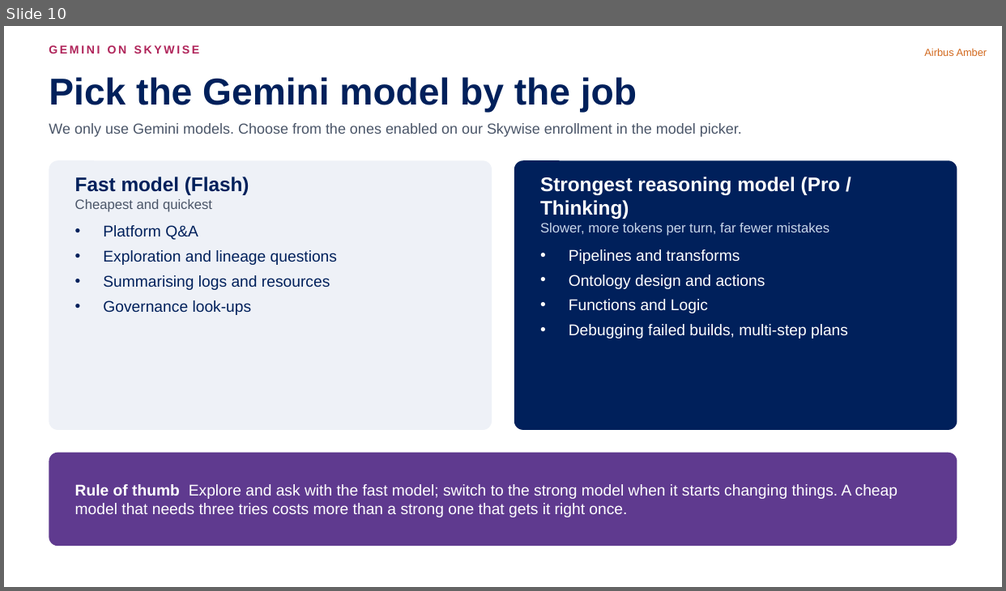
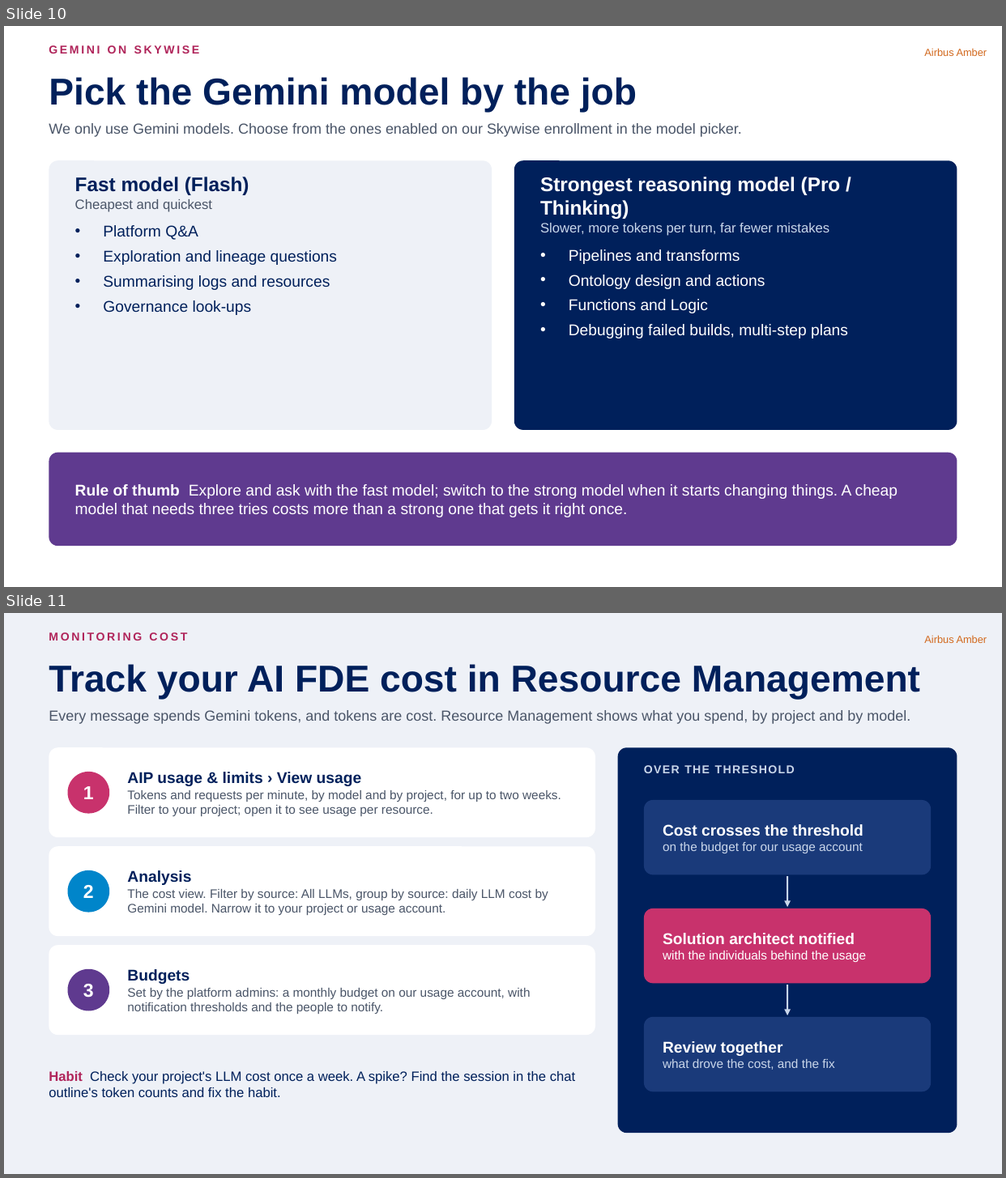
Before and after one commit to nithinram97/archify, a slide deck: erm-migration/skywise-ai-fde/Skywise-AI-FDE-Best-Practices.pptx. Shown one above the other, each under a label of ours: slide 10 before the commit, slides 10 and 11 after it. The pictures are 1006x591 and 1006x1178 pixels, drawn with LibreOffice and Linux fonts; fonts in the diff are those of the drawing. Boxes give left, top, right and bottom in pixels: in the first picture for what was removed or moved away, otherwise in the second. Text is boxed around its words. In the diff, an @@ line names an element or a change of style, - is before the commit and + after.

```diff
--- a/erm-migration/skywise-ai-fde/Skywise-AI-FDE-Best-Practices.pptx
+++ b/erm-migration/skywise-ai-fde/Skywise-AI-FDE-Best-Practices.pptx
@@ slide 11 added at box(4, 613, 1002, 1174), background #EEF1F7; not listed: 1 template element that a slide beside it also shows @@
@@ text added at box(49, 632, 187, 641), 11 pt, text #B0245A, bold @@
+MONITORING COST
@@ title added at box(49, 664, 920, 699), 36 pt, text #00205B, bold @@
+Track your AI FDE cost in Resource Management
@@ text added at box(49, 710, 910, 724), 14 pt, text #4A5568 @@
+Every message spends Gemini tokens, and tokens are cost. Resource Management shows what you spend, by project and by model.
@@ rounded rectangle added at box(49, 747, 595, 837), fill #FFFFFF @@
@@ rounded rectangle added at box(618, 747, 957, 1133), fill #00205B @@
@@ ellipse added at box(68, 772, 109, 814), fill #C8326C @@
@@ text added at box(127, 772, 561, 816), 12 pt, text #4A5568 @@
+AIP usage & limits › View usage
+Tokens and requests per minute, by model and by project, for up to two weeks. Filter to your project; open it to see usage per resource.
@@ text added at box(644, 765, 795, 773), 11 pt, text #C9D6EA, bold @@
+OVER THE THRESHOLD
@@ text added at box(83, 786, 94, 799), 18 pt, text #FFFFFF, bold @@
+1
@@ rounded rectangle added at box(644, 800, 931, 875), fill #1A3A7A @@
@@ text added at box(663, 824, 863, 854), 12 pt, text #C9D6EA @@
+Cost crosses the threshold
+on the budget for our usage account
@@ rounded rectangle added at box(49, 846, 595, 936), fill #FFFFFF @@
@@ ellipse added at box(68, 871, 109, 913), fill #0085CA @@
@@ text added at box(127, 871, 548, 915), 12 pt, text #4A5568 @@
+Analysis
+The cost view. Filter by source: All LLMs, group by source: daily LLM cost by Gemini model. Narrow it to your project or usage account.
@@ arrow added from (788, 876) to (788, 907), #C9D6EA 1.5 pt @@
@@ text added at box(83, 885, 94, 898), 18 pt, text #FFFFFF, bold @@
+2
@@ rounded rectangle added at box(644, 909, 931, 983), fill #C8326C @@
@@ rounded rectangle added at box(49, 945, 595, 1035), fill #FFFFFF @@
@@ text added at box(663, 933, 866, 962), 12 pt, text #FFFFFF @@
+Solution architect notified
+with the individuals behind the usage
@@ ellipse added at box(68, 969, 109, 1012), fill #5F3A8F @@
@@ text added at box(127, 969, 530, 1014), 12 pt, text #4A5568 @@
+Budgets
+Set by the platform admins: a monthly budget on our usage account, with notification thresholds and the people to notify.
@@ text added at box(83, 984, 94, 998), 18 pt, text #FFFFFF, bold @@
+3
@@ arrow added from (788, 985) to (788, 1016), #C9D6EA 1.5 pt @@
@@ rounded rectangle added at box(644, 1017, 931, 1093), fill #1A3A7A @@
@@ text added at box(663, 1041, 834, 1070), 12 pt, text #C9D6EA @@
+Review together
+what drove the cost, and the fix
@@ text added at box(49, 1071, 575, 1097), 13 pt, text #00205B @@
+Habit Check your project's LLM cost once a week. A spike? Find the session in the chat outline's token counts and fix the habit.
```
Also in this commit, not shown: 2 slides changed, 3 other files.
